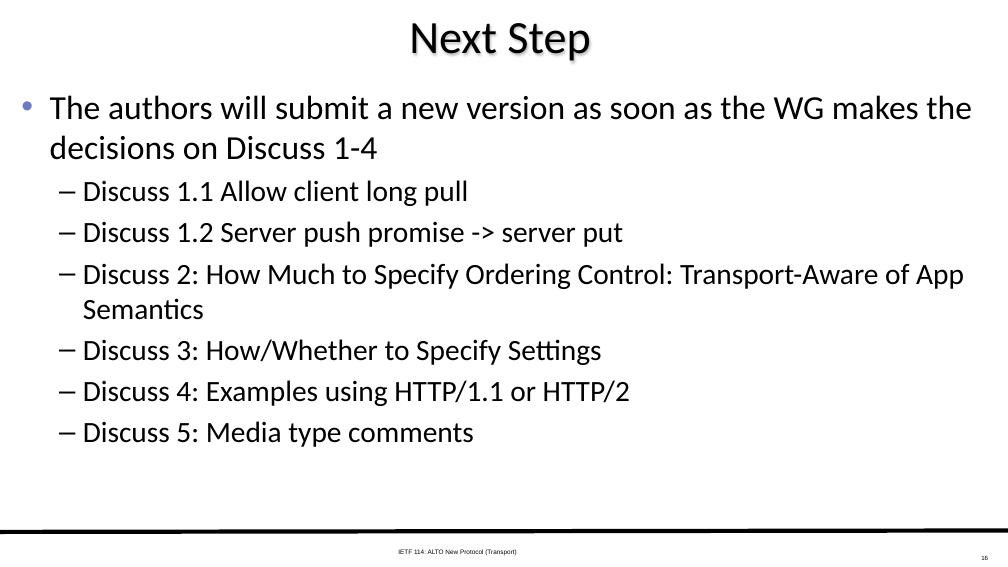
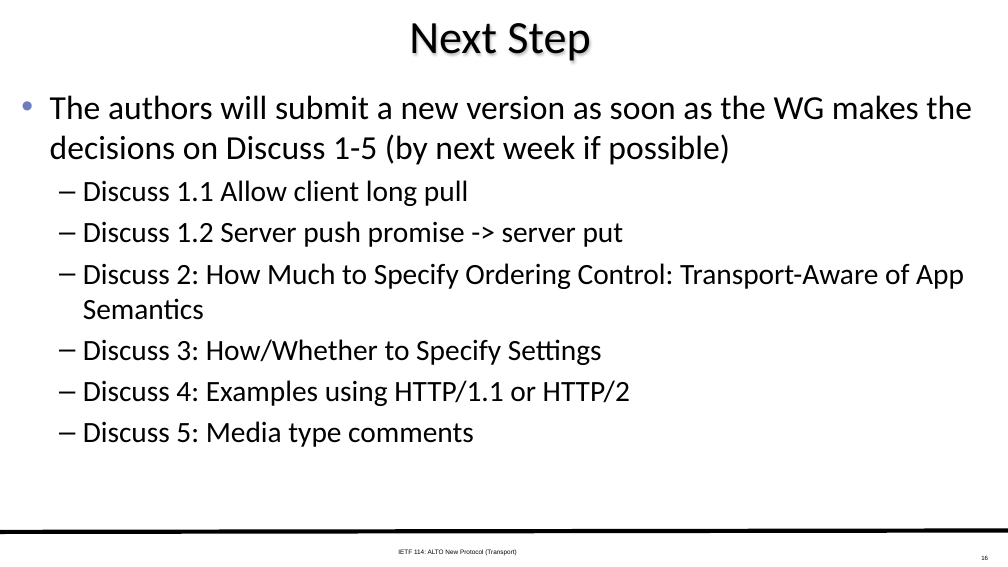
Before and after one commit to ietf-wg-alto/wg-materials, a slide deck: slide 16 of meetings-ietf/ietf-114/slides-114-alto-transport-07-26-working-07-25.pptx. Drawn at 1008x567 pixels with LibreOffice and Linux fonts; fonts in the diff are those of the drawing. Boxes give left, top, right and bottom in pixels: in the first picture for what was removed or moved away, otherwise in the second. Text is boxed around its words. In the diff, an @@ line names an element or a change of style, - is before the commit and + after.

Commit message:
small edit adding time frame

```diff
--- a/meetings-ietf/ietf-114/slides-114-alto-transport-07-26-working-07-25.pptx
+++ b/meetings-ietf/ietf-114/slides-114-alto-transport-07-26-working-07-25.pptx
@@ text at [50,95,972,165]: text changed @@
-• The authors will submit a new version as soon as the WG makes the decisions on Discuss 1-4
+• The authors will submit a new version as soon as the WG makes the decisions on Discuss 1-5 (by next week if possible)
```
